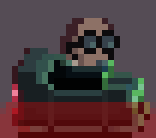
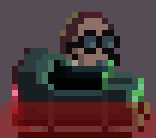
Before/after of a (156, 138) layered artwork. What changed in the layer stack:
added layer "RideCar05.png" above "RideCar06.png" over (60, 12, 120, 66)
added layer "RideCar06.png" above "RideCar07.png" over (60, 30, 120, 66)
added layer "RideCar07.png" above "RideCar08.png" over (60, 30, 120, 66)
